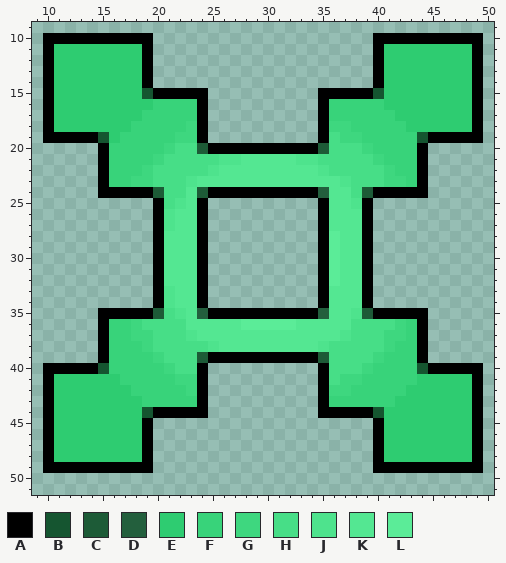
File history of a pixel-art sprite, White-Bishop.png. The picture above is the old version.
The file is 60x60 pixels. Colours within 5 levels of each other are drawn and written as one. Shown: x 9..50, y 9..51.
Palette (. is transparent): A #000000  B #155530  C #1d5b37  D #235f3d  E #2ecc71  F #38d37a  G #3ed77f  H #47de87  J #4ee38d  K #54e792  L #5bec98
Pixels before, first column x 10:
10 AAAAAAAAAA....................AAAAAAAAAA
11 AEEEEEEEEA....................AEEEEEEEEA
12 AEEEEEEEEA....................AEEEEEEEEA
13 AEEEEEEEEA....................AEEEEEEEEA
14 AEEEEEEEEA....................AEEEEEEEEA
15 AEEEEEEEEBAAAAA..........AAAAABEEEEEEEEA
16 AEEEEEEEEEFFFFA..........AFFFFFEEEEEEEEA
17 AEEEEEEEEFFFFFA..........AFFFFFFEEEEEEEA
18 AEEEEEEEFFFFFGA..........AGGFFFFFEEEEEEA
19 AAAAABEFFFFFGGA..........AHGGFFFFFBAAAAA
20 .....AFFFFFGHHCAAAAAAAAAACHHHGFFFFA.....
21 .....AFFFFGHHHHHJJKKKKKJJHHHHHGFFFA.....
22 .....AFFFGHHHHHJKKKKKKKKKJHHHHHGFFA.....
23 .....AFFGGHHHJKKKKKKKKKKKKKJHHHGGFA.....
24 .....AAAAACHHKCAAAAAAAAAADKKHCAAAAA.....
25 ..........AHJKA..........AKKJA..........
26 ..........AJKKA..........AKKKA..........
27 ..........AJKKA..........AKKKA..........
28 ..........AKKKA..........ALKKA..........
29 ..........AKKKA..........ALKKA..........
30 ..........AKKKA..........ALKKA..........
31 ..........AKKKA..........ALKKA..........
32 ..........AKKKA..........ALKKA..........
33 ..........AJKKA..........AKKKA..........
34 ..........AJKKA..........AKKKA..........
35 .....AAAAACHJKDAAAAAAAAAADKKJCAAAAA.....
36 .....AFFGHHHHKKKKKLLLLLKKKKKHHHHGFA.....
37 .....AFFGGHHHJKKKKKKKKKKKKKJHHHGGFA.....
38 .....AFFFGHHHHHJKKKKKKKKKJHHHHHGFFA.....
39 .....AFFFFGHHHCAAAAAAAAAACHHHHGFFFA.....
40 AAAAABFFFFFGHHA..........AHHHGFFFFBAAAAA
41 AEEEEEEFFFFFGGA..........AHGGFFFFFEEEEEA
42 AEEEEEEEFFFFFGA..........AGGFFFFFEEEEEEA
43 AEEEEEEEEFFFFFA..........AFFFFFFEEEEEEEA
44 AEEEEEEEEBAAAAA..........AAAAABEEEEEEEEA
45 AEEEEEEEEA....................AEEEEEEEEA
46 AEEEEEEEEA....................AEEEEEEEEA
47 AEEEEEEEEA....................AEEEEEEEEA
48 AEEEEEEEEA....................AEEEEEEEEA
49 AAAAAAAAAA....................AAAAAAAAAA
The same view after the edit:
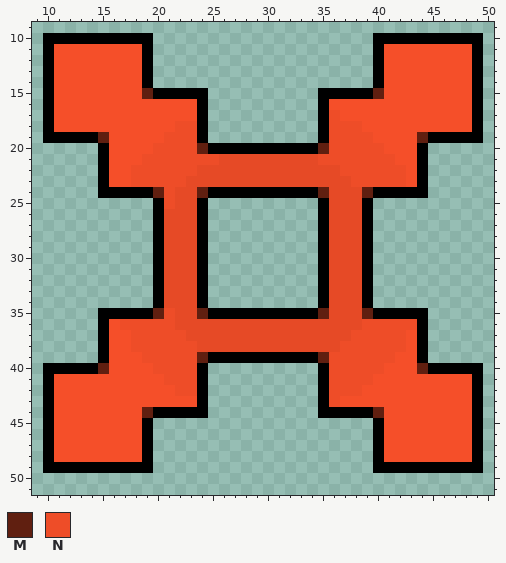
Colours new in this view: M #601f10  N #ee4d28
Changes in this commit:
colour E: #2ecc71 -> #f54f29
colour K: #54e792 -> #e64a26
Changed rows in their new state; - is a pixel that keeps its letter.
first column x 15:
15 ----M--------------------M----
16 -----EEEE------------EEEEE----
17 ----EEEEE------------NEEEEE---
18 ---EEEENN------------NNNEEEE--
19 M-EEEENNN------------NNNNEEEEM
20 -EEEENNNNM----------MNNNNNEEE-
21 -EEENNNNNNNKK-----KKNNNNNNNEE-
22 -EENNNNNNKK---------KKNNNNNNE-
23 -EENNNNNK-------------KNNNNNE-
24 -----MNK-M----------M--KM-----
25 ------NK---------------K------
26 ------K-----------------------
27 ------K-----------------------
28 ---------------------K--------
29 ---------------------K--------
30 ---------------------K--------
31 ---------------------K--------
32 ---------------------K--------
33 ------K-----------------------
34 ------K-----------------------
35 -----MNK-M----------M--KM-----
36 -ENNNNNK-----KKKKK-----KNNNNN-
37 -EENNNNNK-------------KNNNNNE-
38 -EENNNNNNKK---------KKNNNNNNE-
39 -EEENNNNNM----------MNNNNNNEE-
40 MEEEENNNN------------NNNNNEEEM
41 --EEEENNN------------NNNNEEEE-
42 ---EEEENN------------NNNEEEE--
43 ----EEEEE------------NEEEEE---
44 ----M--------------------M----
Pixel boxes of the changes (left, top, right, bottom) in both pictures:
changed: (54, 44, 472, 462)
